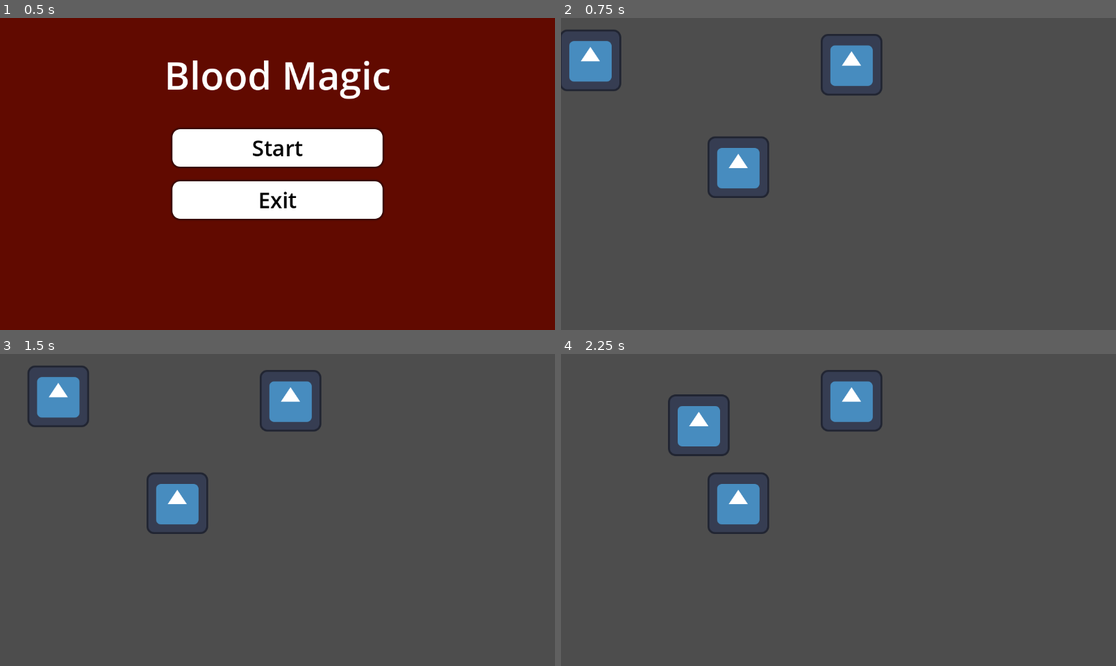
Above: before the commit, frames 1-4 (two rows, left to right).
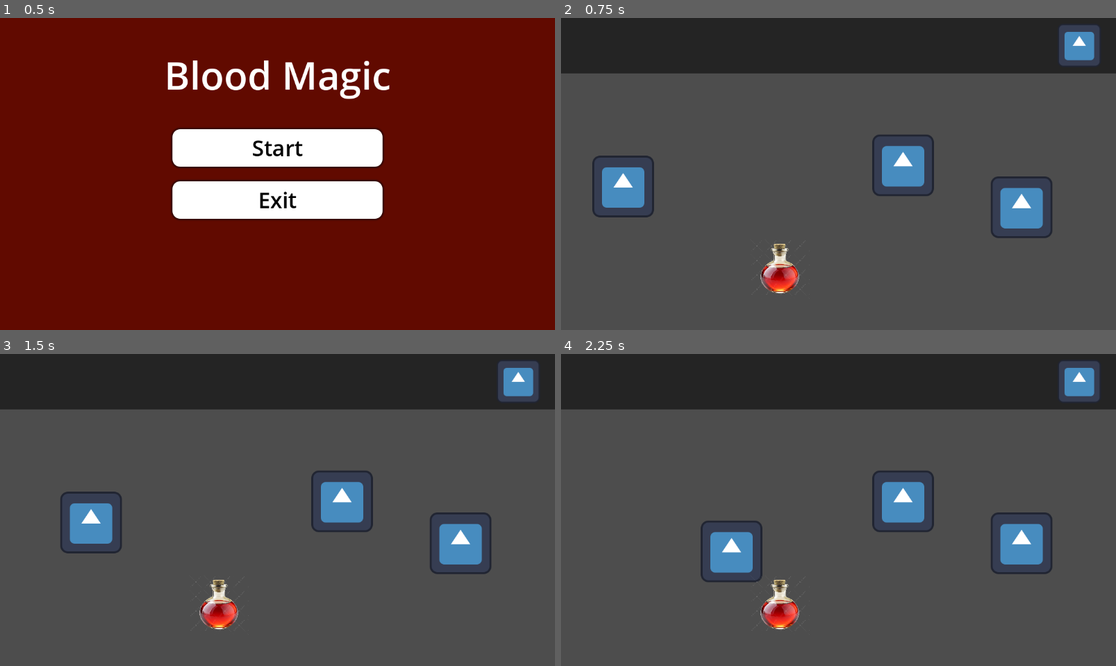
Above: after the commit, the same moments.

Repository: ckfrancois/BloodMagic
Game: Godot game, scene res://scenes/menus/main_menu.tscn
The game is run twice, just before and just after one commit, with the same random seed, the same clock (stepped at 60 frames per second) and the same inputs. The engine's default icon, where the game draws it, is replaced by a stand-in: a white triangle on a blue panel in a dark square.
Inputs:
- Up to frame 1 (0.5 s): no input
- Up to frame 2 (0.75 s): click "Start" at 0.5 s
- Up to frame 3 (1.5 s): tap Enter at 1.25 s; hold Right (Right) from 1.28 s (still down)
- Up to frame 4 (2.25 s): release Right (Right) at 2.03 s; hold Down (Down) from 2.03 s (still down)

Frame 1 is identical in both runs. In frame 2, 24% of the frame differs, in the area x 0-100%, y 0-89%; in frame 3, 24%; in frame 4, 24%.

Commit message:
Item Collection Added, Cannot Use Yet
You can collect items and they will update the HUD, items cannot be used yet

Diff:
--- /dev/null
+++ b/blood-magic/scenes/items/temp_potion.tscn
@@ -0,0 +1,19 @@
+[gd_scene load_steps=4 format=3 uid="uid://dwu08pukomrt1"]
+
+[ext_resource type="Script" uid="uid://ct51ywi4vdvd4" path="res://scripts/items/temp_potion.gd" id="1_ws5s1"]
+[ext_resource type="Texture2D" uid="uid://b36uli75eecsr" path="res://assets/items/tempPotion.png" id="2_xjodt"]
+
+[sub_resource type="CircleShape2D" id="CircleShape2D_kmnkj"]
+radius = 56.0357
+
+[node name="TempPotion" type="Area2D"]
+script = ExtResource("1_ws5s1")
+
+[node name="Sprite2D" type="Sprite2D" parent="."]
+scale = Vector2(0.05, 0.05)
+texture = ExtResource("2_xjodt")
+
+[node name="CollisionShape2D" type="CollisionShape2D" parent="."]
+shape = SubResource("CircleShape2D_kmnkj")
+
+[connection signal="body_entered" from="." to="." method="_on_body_entered"]
--- /dev/null
+++ b/blood-magic/scenes/menus/item_slot.tscn
@@ -0,0 +1,15 @@
+[gd_scene load_steps=3 format=3 uid="uid://ble2cqj2vv6ld"]
+
+[ext_resource type="Texture2D" uid="uid://mm8ik78skmd0" path="res://assets/misc/icon.svg" id="1_8gnh1"]
+[ext_resource type="Script" uid="uid://ef2iihg5yfq5" path="res://scripts/items/itemSlot.gd" id="2_6cfwh"]
+
+[node name="ItemSlot" type="TextureRect"]
+offset_left = -44.0
+offset_top = -47.0
+offset_right = 84.0
+offset_bottom = 81.0
+scale = Vector2(0.7, 0.7)
+texture = ExtResource("1_8gnh1")
+expand_mode = 3
+script = ExtResource("2_6cfwh")
+emptyTexture = ExtResource("1_8gnh1")
--- /dev/null
+++ b/blood-magic/scenes/modes/hud.gd
@@ -0,0 +1,13 @@
+extends CanvasLayer
+
+@onready var itemSlot = $ItemSlot
+@onready var player = get_parent().get_node("Player")
+
+func _ready() -> void:
+	player.itemCollected.connect(_on_item_collected)
+
+func _on_item_collected(itemData: Dictionary):
+	updateItem(itemData)
+
+func updateItem(itemData: Dictionary):
+	itemSlot.setItem(itemData)
--- a/blood-magic/scenes/modes/overworld.tscn
+++ b/blood-magic/scenes/modes/overworld.tscn
@@ -1,15 +1,51 @@
-[gd_scene load_steps=3 format=3 uid="uid://cff8mhxj5v7md"]
+[gd_scene load_steps=7 format=3 uid="uid://cff8mhxj5v7md"]
 
 [ext_resource type="PackedScene" uid="uid://bn2oryar6amqd" path="res://scenes/enemy/enemy.tscn" id="1_v726c"]
 [ext_resource type="PackedScene" uid="uid://dbkgrxyrugllw" path="res://scenes/player/player.tscn" id="2_nyb65"]
+[ext_resource type="PackedScene" uid="uid://ble2cqj2vv6ld" path="res://scenes/menus/item_slot.tscn" id="3_ogqxt"]
+[ext_resource type="Script" uid="uid://def32cl786ywg" path="res://scenes/modes/hud.gd" id="3_rds72"]
+[ext_resource type="PackedScene" uid="uid://dwu08pukomrt1" path="res://scenes/items/temp_potion.tscn" id="4_1hk4f"]
+
+[sub_resource type="RectangleShape2D" id="RectangleShape2D_ogqxt"]
+size = Vector2(1153, 115)
 
 [node name="Overworld" type="Node2D"]
 
 [node name="enemy" parent="." instance=ExtResource("1_v726c")]
-position = Vector2(603, 97)
+position = Vector2(956, 393)
 
 [node name="Player" parent="." instance=ExtResource("2_nyb65")]
-position = Vector2(61, 88)
+position = Vector2(129, 350)
 
 [node name="enemy2" parent="." instance=ExtResource("1_v726c")]
-position = Vector2(368, 310)
+position = Vector2(710, 306)
+
+[node name="HUD" type="CanvasLayer" parent="."]
+script = ExtResource("3_rds72")
+
+[node name="HUD Background" type="ColorRect" parent="HUD"]
+offset_right = 1160.0
+offset_bottom = 115.0
+color = Color(0.142858, 0.142858, 0.142858, 1)
+
+[node name="StaticBody2D" type="StaticBody2D" parent="HUD/HUD Background"]
+
+[node name="CollisionShape2D" type="CollisionShape2D" parent="HUD/HUD Background/StaticBody2D"]
+position = Vector2(576.5, 57.5)
+shape = SubResource("RectangleShape2D_ogqxt")
+
+[node name="ItemSlot" parent="HUD" instance=ExtResource("3_ogqxt")]
+anchors_preset = 3
+anchor_left = 1.0
+anchor_top = 1.0
+anchor_right = 1.0
+anchor_bottom = 1.0
+offset_left = -121.0
+offset_top = -636.0
+offset_right = 7.0
+offset_bottom = -508.0
+grow_horizontal = 0
+grow_vertical = 0
+
+[node name="TempPotion" parent="." instance=ExtResource("4_1hk4f")]
+position = Vector2(454, 521)
--- a/blood-magic/scenes/player/player.tscn
+++ b/blood-magic/scenes/player/player.tscn
@@ -5,14 +5,12 @@
 
 [sub_resource type="RectangleShape2D" id="RectangleShape2D_hqtel"]
 
-[node name="Player" type="Node2D"]
-
-[node name="CharacterBody2D" type="CharacterBody2D" parent="."]
+[node name="Player" type="CharacterBody2D"]
 script = ExtResource("1_dovo2")
 
-[node name="Sprite2D" type="Sprite2D" parent="CharacterBody2D"]
+[node name="Sprite2D" type="Sprite2D" parent="."]
 texture = ExtResource("2_gmlin")
 
-[node name="CollisionShape2D" type="CollisionShape2D" parent="CharacterBody2D"]
+[node name="CollisionShape2D" type="CollisionShape2D" parent="."]
 scale = Vector2(6.5, 6.5)
 shape = SubResource("RectangleShape2D_hqtel")
--- /dev/null
+++ b/blood-magic/scripts/items/itemSlot.gd
@@ -0,0 +1,13 @@
+extends TextureRect
+
+@export var emptyTexture: Texture
+
+func setItem(data: Dictionary):
+	print("setItem called with:", data)
+	if data.is_empty():
+		texture = emptyTexture
+		return
+	if data.has("icon"):
+		texture = data["icon"]
+		return
+	texture = emptyTexture
--- /dev/null
+++ b/blood-magic/scripts/items/temp_potion.gd
@@ -0,0 +1,12 @@
+extends Area2D
+
+@export var itemData:= {
+	"name": "TempPotion",
+	"type": "single",
+	"heal amount": 20,
+	"icon": preload("res://assets/items/tempPotion.png"),
+}
+
+func _on_body_entered(body: CharacterBody2D) -> void:
+	body.collectItem(itemData)
+	queue_free()
--- a/blood-magic/scripts/player/character_body_2d.gd
+++ b/blood-magic/scripts/player/character_body_2d.gd
@@ -1,7 +1,8 @@
 extends CharacterBody2D
 
+signal itemCollected(Dictionary)
+
 const SPEED = 300.0
-
 
 func _physics_process(delta: float) -> void:
 	var moveX := Input.get_axis("Left", "Right")
@@ -10,10 +11,12 @@
 		velocity.x = moveX * SPEED
 	else:
 		velocity.x = move_toward(velocity.x, 0, SPEED)
-
 	if moveY:
 		velocity.y = moveY * SPEED
 	else:
 		velocity.y = move_toward(velocity.y, 0, SPEED)
 
 	move_and_slide()
+
+func collectItem(data: Dictionary):
+	emit_signal("itemCollected", data)
Binary file added: blood-magic/assets/items/tempPotion.png
Not shown, added: blood-magic/assets/items/tempPotion.png.import
Not shown, added: blood-magic/scenes/modes/hud.gd.uid
Not shown, added: blood-magic/scripts/items/itemSlot.gd.uid
Not shown, added: blood-magic/scripts/items/temp_potion.gd.uid
